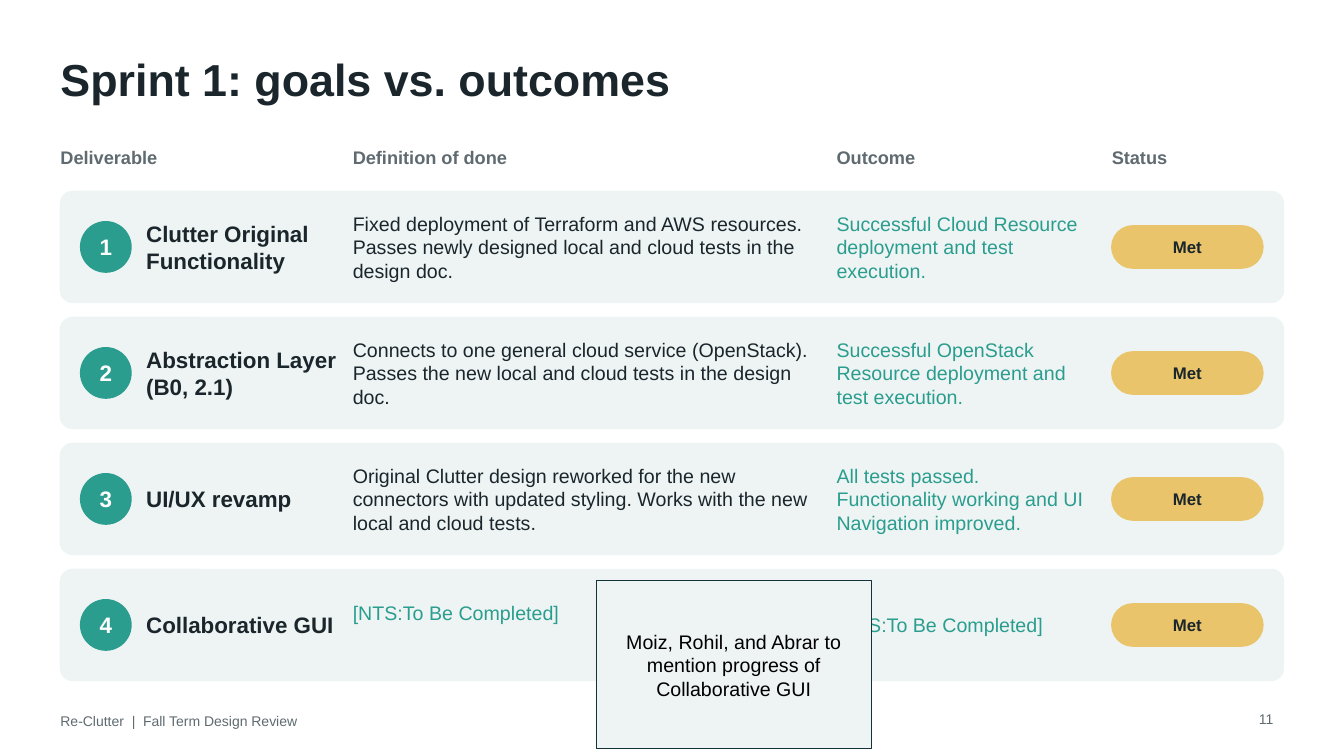
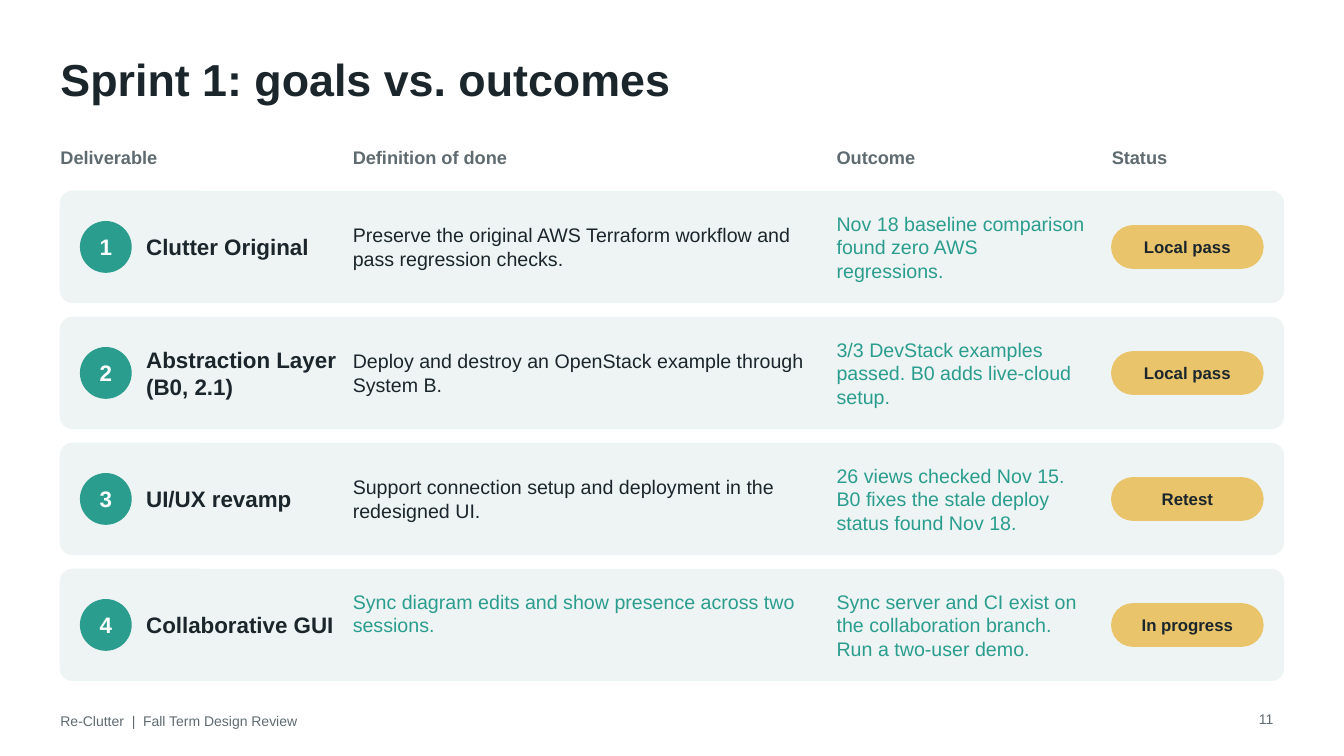
Before and after one commit to Alberta2514640/clutter, a slide deck: slide 11 of deliverables/Re-Clutter_Fall_Design_Review_Software.pptx. Drawn at 1344x756 pixels with LibreOffice and Linux fonts; fonts in the diff are those of the drawing. Boxes give left, top, right and bottom in pixels: in the first picture for what was removed or moved away, otherwise in the second. Text is boxed around its words. In the diff, an @@ line names an element or a change of style, - is before the commit and + after.

Commit message:
Finish fall design review slides

```diff
--- a/deliverables/Re-Clutter_Fall_Design_Review_Software.pptx
+++ b/deliverables/Re-Clutter_Fall_Design_Review_Software.pptx
@@ text at [146, 238, 308, 260]: text changed @@
-Clutter Original Functionality
+Clutter Original
@@ text at [353, 227, 790, 270]: text changed @@
-Fixed deployment of Terraform and AWS resources. Passes newly designed local and cloud tests in the design doc.
+Preserve the original AWS Terraform workflow and pass regression checks.
@@ text at [837, 216, 1084, 282]: text changed @@
-Successful Cloud Resource deployment and test execution.
+Nov 18 baseline comparison found zero AWS regressions.
@@ text at [1144, 241, 1230, 257]: text changed @@
-Met
+Local pass
@@ text at [353, 353, 804, 396]: text changed @@
-Connects to one general cloud service (OpenStack). Passes the new local and cloud tests in the design doc.
+Deploy and destroy an OpenStack example through System B.
@@ text at [837, 342, 1071, 408]: text changed @@
-Successful OpenStack Resource deployment and test execution.
+3/3 DevStack examples passed. B0 adds live-cloud setup.
@@ text at [1144, 367, 1230, 383]: text changed @@
-Met
+Local pass
@@ text at [353, 479, 774, 522]: text changed @@
-Original Clutter design reworked for the new connectors with updated styling. Works with the new local and cloud tests.
+Support connection setup and deployment in the redesigned UI.
@@ text at [837, 468, 1064, 530]: text changed @@
-All tests passed. Functionality working and UI Navigation improved.
+26 views checked Nov 15. B0 fixes the stale deploy status found Nov 18.
@@ text at [1162, 493, 1213, 505]: text changed @@
-Met
+Retest
@@ text at [353, 594, 795, 632]: text changed @@
-[NTS:To Be Completed]
+Sync diagram edits and show presence across two sessions.
@@ rectangle removed at [597, 581, 872, 749] @@
-Moiz, Rohil, and Abrar to mention progress of Collaborative GUI
@@ text at [837, 594, 1077, 656]: text changed @@
-[NTS:To Be Completed]
+Sync server and CI exist on the collaboration branch. Run a two-user demo.
@@ text at [1142, 619, 1233, 635]: text changed @@
-Met
+In progress
```
Also in this commit, not shown: 13 other slides changed, 1 slide added, 1 slide removed.
